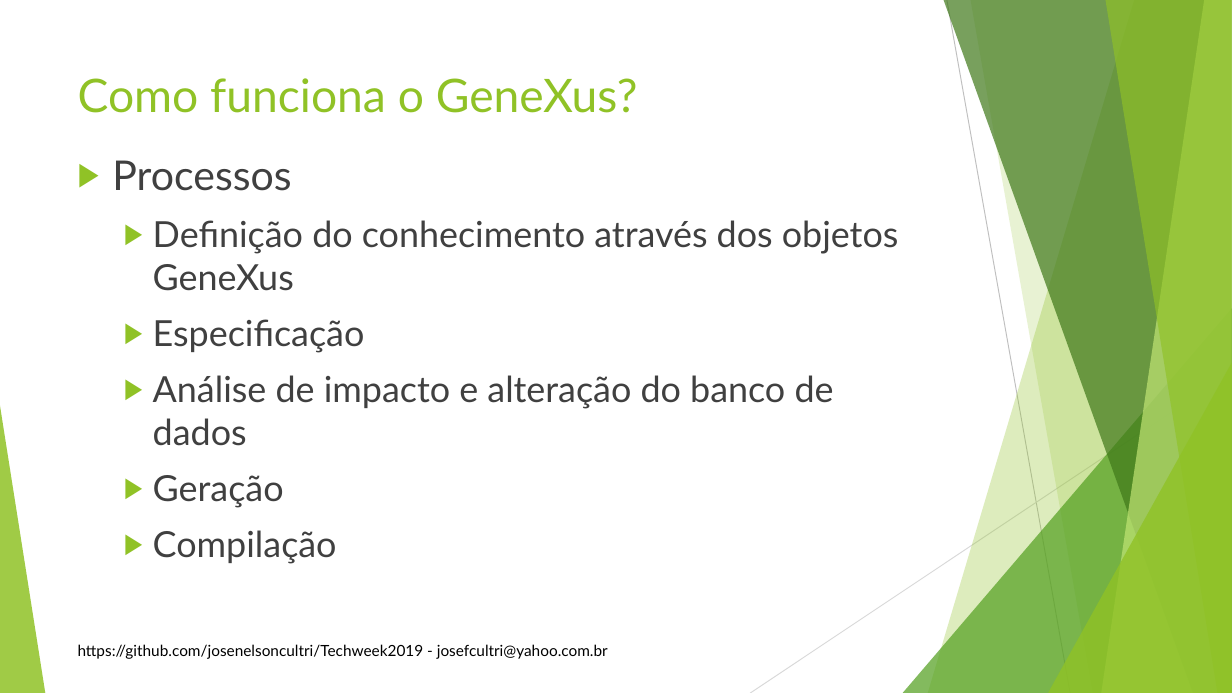
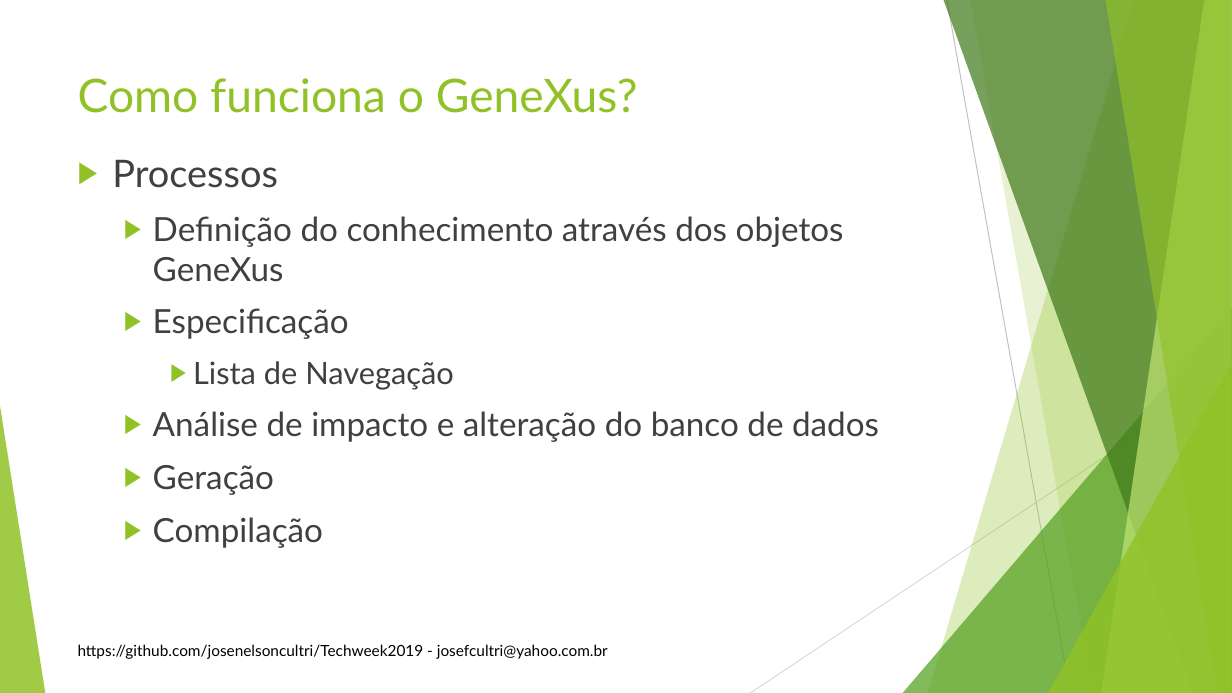
Before and after one commit to josenelsoncultri/Techweek2019, a slide deck: slide 5 of Techweek2019.pptx (slide 4 before the commit). Drawn at 1232x693 pixels with LibreOffice and Linux fonts; fonts in the diff are those of the drawing; background and template pictures are left out. Boxes give left, top, right and bottom in pixels: in the first picture for what was removed or moved away, otherwise in the second. Text is boxed around its words. In the diff, an @@ line names an element or a change of style, - is before the commit and + after.

Commit message:
Adicionando notação sobre lista de navegação

```diff
--- a/Techweek2019.pptx
+++ b/Techweek2019.pptx
@@ text at bbox=[112, 159, 879, 548]: size 32 to 29.6 pt in "Processos"; size 28 to 25.9 pt in "Definição do conhecimento através dos objetos GeneXus", "Especificação", "Análise de impacto e alteração do banco ...", "Geração" and 1 more places @@
@@ text at bbox=[193, 361, 454, 390]: paragraph added @@
+    ▶ Lista de Navegação
```
